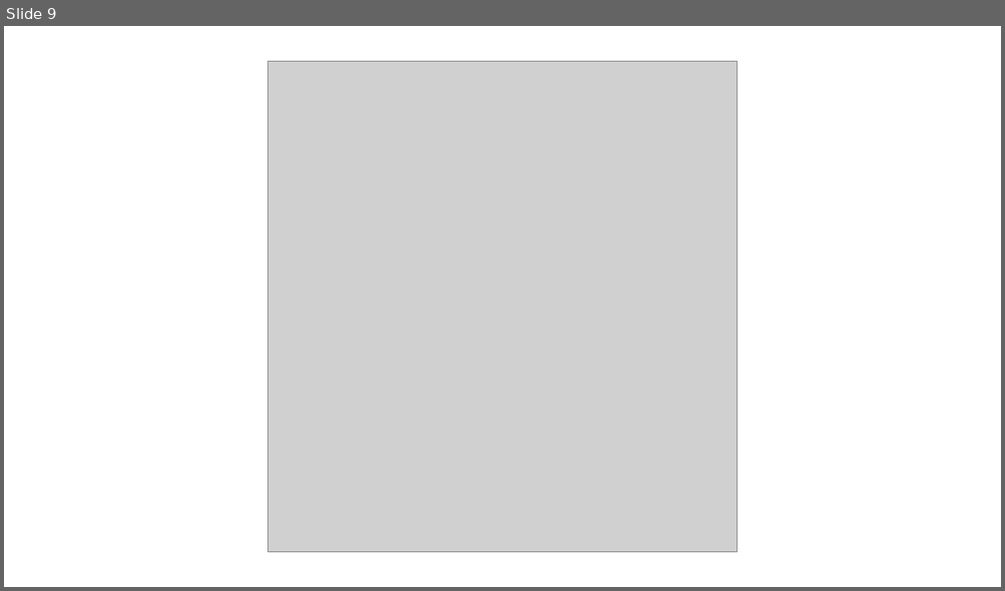
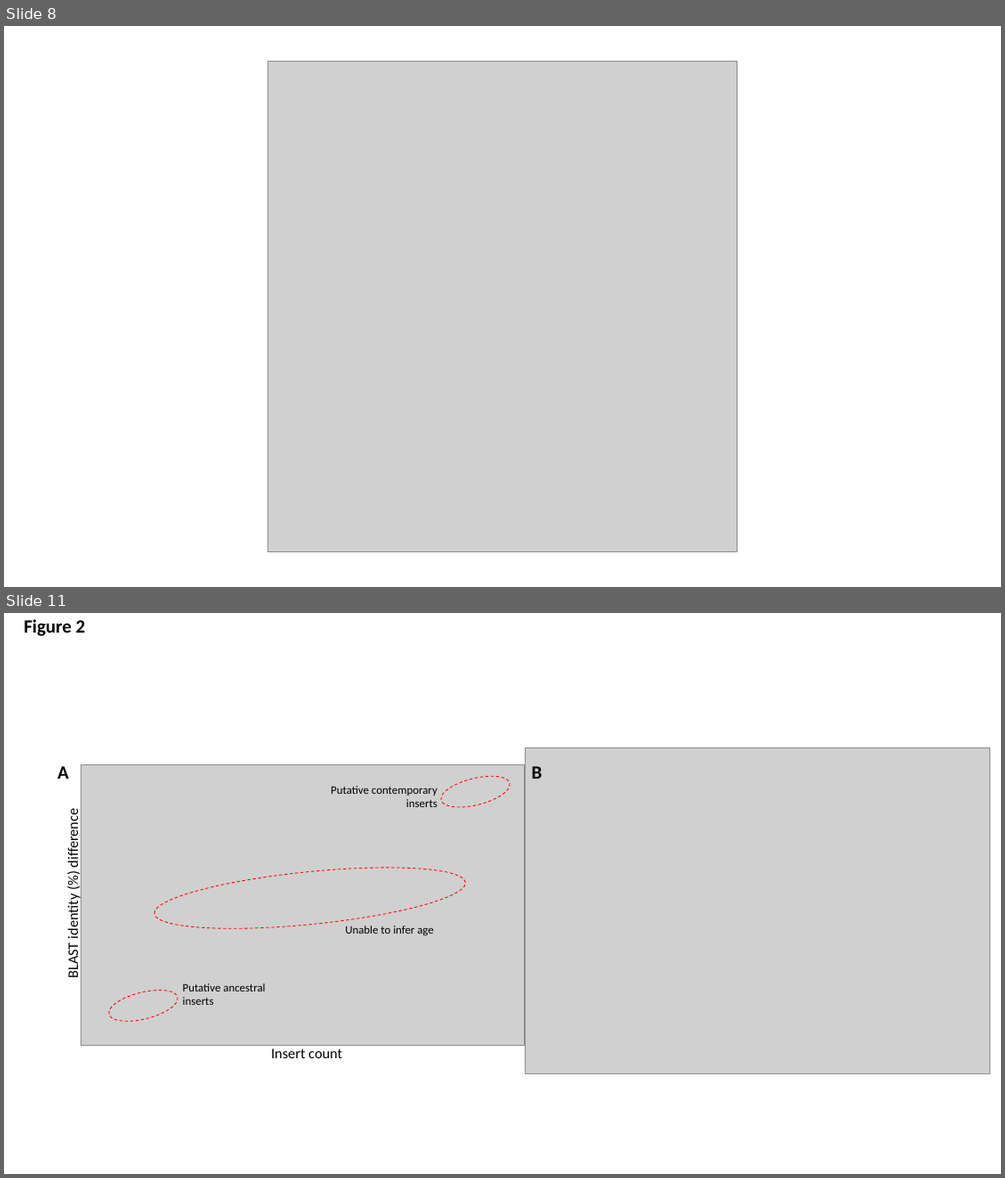
Before and after one commit to MEEP-projects/HGT_pipeline, a slide deck: manuscript/Figures/Blattabacterium HGT_figures-working.pptx. Shown one above the other, each under a label of ours: slide 9 before the commit, slides 8 and 11 after it; the slides between them are not shown. The pictures are 1005x591 and 1005x1178 pixels, drawn with LibreOffice and Linux fonts; fonts in the diff are those of the drawing; grey boxes stand for pictures. Boxes give left, top, right and bottom in pixels: in the first picture for what was removed or moved away, otherwise in the second. Text is boxed around its words. In the diff, an @@ line names an element or a change of style, - is before the commit and + after.

Commit message:
Updated manuscript and figures

```diff
--- a/manuscript/Figures/Blattabacterium HGT_figures-working.pptx
+++ b/manuscript/Figures/Blattabacterium HGT_figures-working.pptx
@@ slide 11 added at bbox=[4, 613, 1001, 1174], background #FFFFFF @@
@@ text added at bbox=[24, 619, 86, 636], 18 pt, text #000000, bold @@
+Figure 2
@@ text added at bbox=[57, 766, 69, 779], 18 pt, text #000000, bold @@
+A
@@ picture added at bbox=[81, 765, 524, 1046] @@
@@ ellipse added at bbox=[437, 771, 513, 813], outline #FF0000 0.75 pt dashed @@
@@ picture added at bbox=[526, 747, 990, 1073] @@
@@ text added at bbox=[532, 766, 542, 779], 18 pt, text #000000, bold @@
+B
@@ text added at bbox=[331, 786, 437, 807], 11 pt, text #000000 @@
+Putative contemporary inserts
@@ text added at bbox=[65, 813, 82, 978], 14 pt, text #000000 @@
+BLAST identity (%) difference
@@ ellipse added at bbox=[152, 856, 468, 940], outline #FF0000 0.75 pt dashed @@
@@ text added at bbox=[345, 925, 434, 935], 11 pt, text #000000 @@
+Unable to infer age
@@ ellipse added at bbox=[105, 984, 181, 1027], outline #FF0000 0.75 pt dashed @@
@@ text added at bbox=[183, 983, 265, 1005], 11 pt, text #000000 @@
+Putative ancestral inserts
@@ text added at bbox=[271, 1048, 342, 1058], 14 pt, text #000000 @@
+Insert count
@@ what was slide 9 is now slide 8 @@
```
Also in this commit, not shown: 3 slides changed, 2 other slides added, 1 slide removed, 4 other files.
